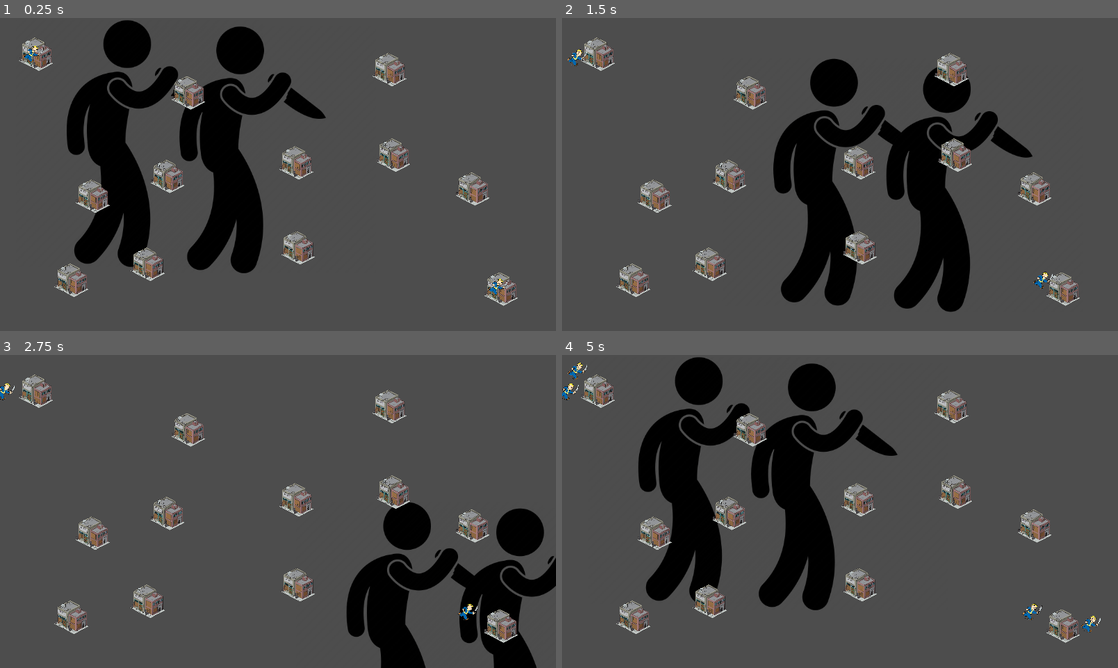
Above: before the commit, frames 1-4 (two rows, left to right).
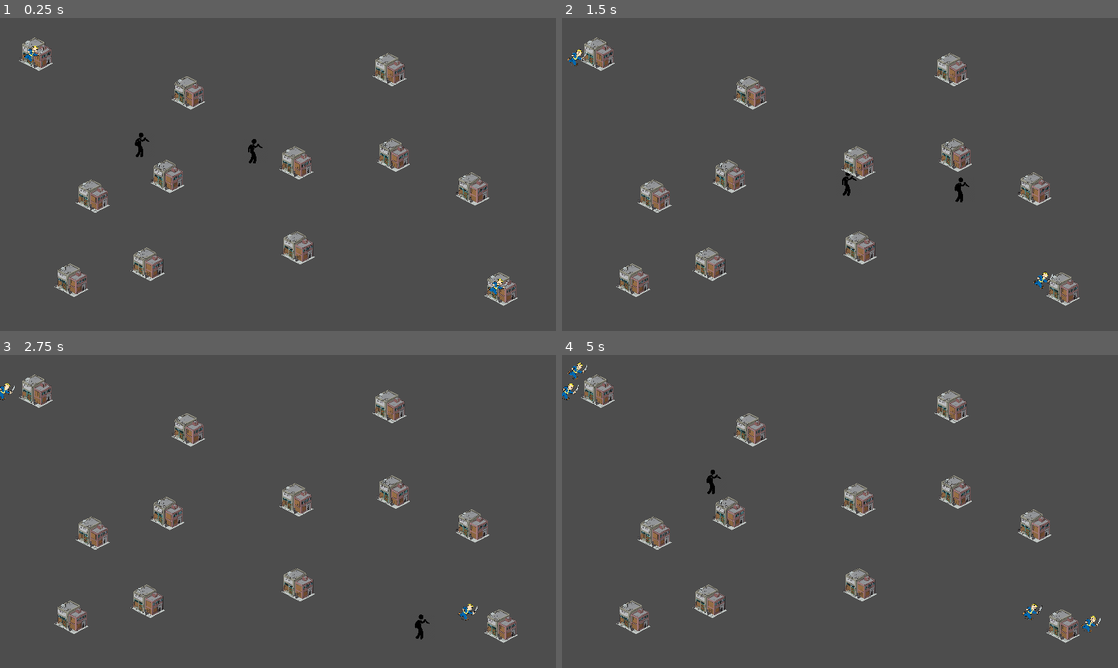
Above: after the commit, the same moments.

Repository: Alfenstein8/createjam
Game: Godot game, scene res://scenes/level.tscn
Same seed, same stepped clock (60 frames per second), same inputs: the game is played once before the commit and once after it.
Inputs:
- Up to frame 1 (0.25 s): no input
- Up to frame 2 (1.5 s): hold D (p1_right) 0.53-1.28 s; hold S (p1_down) from 1.28 s (still down)
- Up to frame 3 (2.75 s): release S (p1_down) at 2.03 s; hold D (p1_right) from 2.03 s (still down)
- Up to frame 4 (5 s): release D (p1_right) at 2.78 s; hold W (p1_up) 2.78-3.53 s; hold A (p1_left) from 3.53 s (still down)

The runs differ from the first frame. In frame 1, 15% of the frame differs, in the area x 12-59%, y 0-82%; in frame 2, 14%; in frame 3, 9.0%; in frame 4, 15%.

Commit message:
changed body type for enemy

Diff:
--- a/Scripts/player.gd
+++ b/Scripts/player.gd
@@ -27,15 +27,14 @@
 	position = position.clamp(Vector2.ZERO, screen_size)
 
 func _on_area_2d_body_entered(body):
-	pass # Replace with function body.
-
-func _on_body_entered(body):
+	print("hej")
 	if (!body.is_in_group("gangmember") || body.player_owner == self):
 		return
 	hide() # Player disappears after being hit.
 	hit.emit()
 	# Must be deferred as we can't change physics properties on a physics callback.
-	$CollisionShape2D.set_deferred("disabled", true)
+	#$CollisionShape2D.set_deferred("disabled", true)
+
 
 	#Function to reset the players position after the game ends. Not sure if good for p2 as well?
 func start(pos):
--- a/scenes/gangmember.tscn
+++ b/scenes/gangmember.tscn
@@ -1,11 +1,17 @@
-[gd_scene load_steps=3 format=3 uid="uid://b85bnli78i1tm"]
+[gd_scene load_steps=4 format=3 uid="uid://b85bnli78i1tm"]
 
 [ext_resource type="Script" path="res://Scripts/gangmember.gd" id="1_3bcnt"]
 [ext_resource type="Texture2D" uid="uid://csunh4bfunlhr" path="res://sprites/gangmember.png" id="1_e1ifn"]
 
-[node name="Gangmember" type="Node2D" groups=["gangmember"]]
+[sub_resource type="CircleShape2D" id="CircleShape2D_5i7jm"]
+
+[node name="Gangmember" type="StaticBody2D" groups=["gangmember"]]
 script = ExtResource("1_3bcnt")
 
 [node name="Sprite2D" type="Sprite2D" parent="."]
 scale = Vector2(0.055, 0.055)
 texture = ExtResource("1_e1ifn")
+
+[node name="CollisionShape2D" type="CollisionShape2D" parent="."]
+scale = Vector2(2.2, 2.2)
+shape = SubResource("CircleShape2D_5i7jm")
--- a/scenes/player.tscn
+++ b/scenes/player.tscn
@@ -10,11 +10,14 @@
 script = ExtResource("1_mrbx4")
 
 [node name="Sprite2D" type="Sprite2D" parent="."]
+position = Vector2(6, 3)
+scale = Vector2(0.100586, 0.100313)
 texture = ExtResource("2_nmku4")
 
 [node name="Area2D" type="Area2D" parent="."]
 
 [node name="CollisionShape2D" type="CollisionShape2D" parent="Area2D"]
+scale = Vector2(20, 20)
 shape = SubResource("CircleShape2D_p2klo")
 
 [connection signal="body_entered" from="Area2D" to="." method="_on_area_2d_body_entered"]
